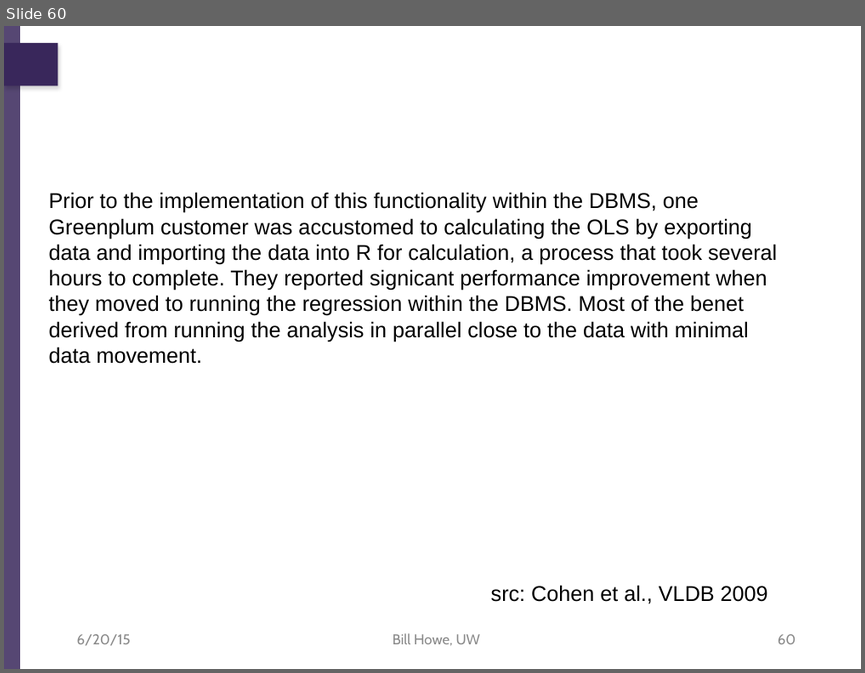
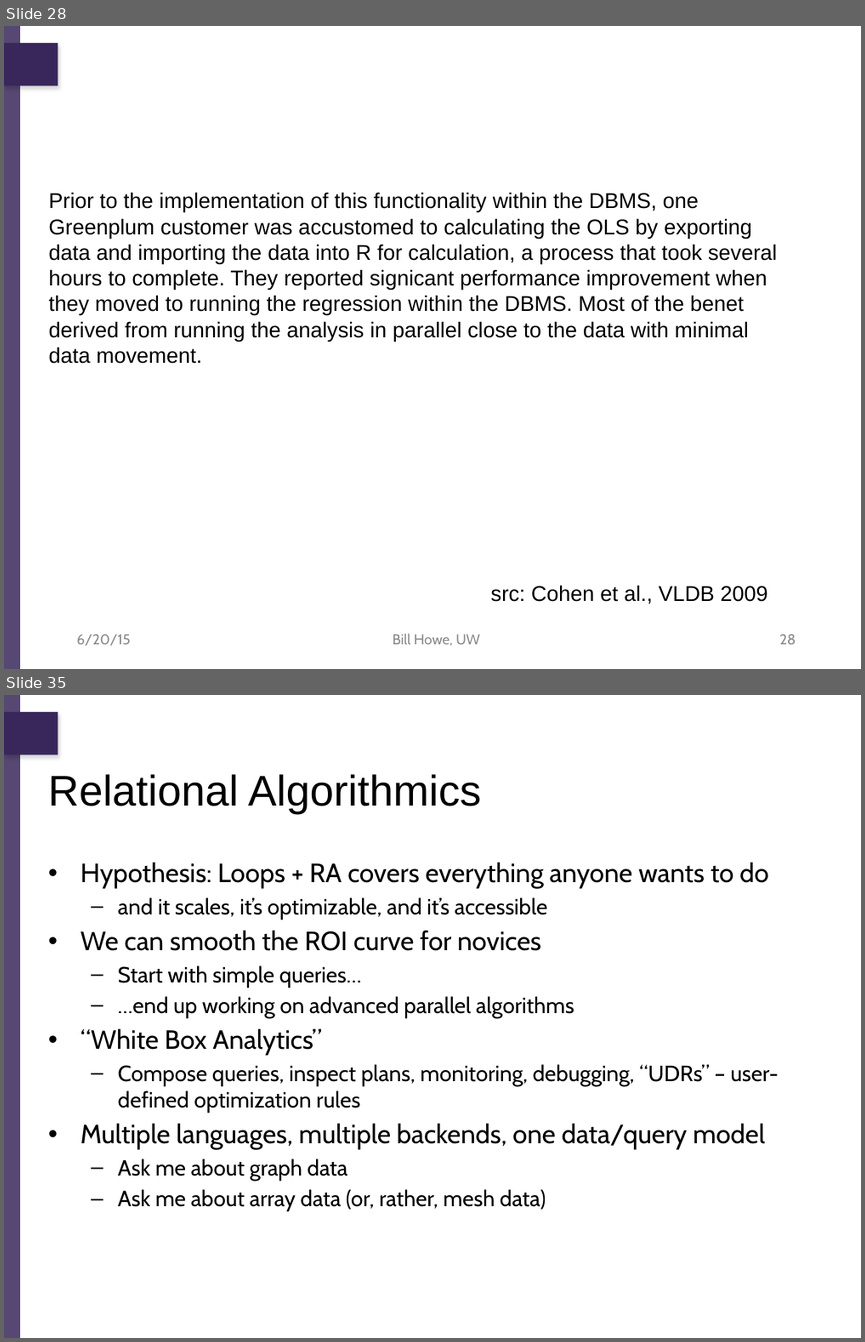
Before and after one commit to billhowe/datasci_course_materials, a slide deck: day1_data_management/part1_relational/03_relational_data_science.pptx. Shown one above the other, each under a label of ours: slide 60 before the commit, slides 28 and 35 after it; the slides between them are not shown. The pictures are 865x673 and 865x1342 pixels, drawn with LibreOffice and Linux fonts; fonts in the diff are those of the drawing; background and template pictures are left out. Boxes give left, top, right and bottom in pixels: in the first picture for what was removed or moved away, otherwise in the second. Text is boxed around its words. In the diff, an @@ line names an element or a change of style, - is before the commit and + after.

Commit message:
Refocus relational on data science

```diff
--- a/day1_data_management/part1_relational/03_relational_data_science.pptx
+++ b/day1_data_management/part1_relational/03_relational_data_science.pptx
@@ slide 35 added at bbox=[4, 695, 861, 1338], background #FFFFFF; not listed: 2 template elements that a slide beside it also shows @@
@@ text added at bbox=[48, 774, 481, 814], 36 pt, text #000000 @@
+Relational Algorithmics
@@ text added at bbox=[80, 862, 778, 1211], 18.5 pt, text #000000 @@
+• Hypothesis: Loops + RA covers everything anyone wants to do
+  – and it scales, it’s optimizable, and it’s accessible
+• We can smooth the ROI curve for novices
+  – Start with simple queries…
+  – …end up working on advanced parallel algorithms
+• “White Box Analytics”
+  – Compose queries, inspect plans, monitoring, debugging, “UDRs” – user-defined optimization rules
+• Multiple languages, multiple backends, one data/query model
+  – Ask me about graph data
+  – Ask me about array data (or, rather, mesh data)
@@ what was slide 60 is now slide 28 @@
@@ page number at bbox=[779, 634, 795, 644]: text changed @@
-60
+28
```
Also in this commit, not shown: 2 slides changed, 5 other slides added, 31 slides removed, 3 other files.
